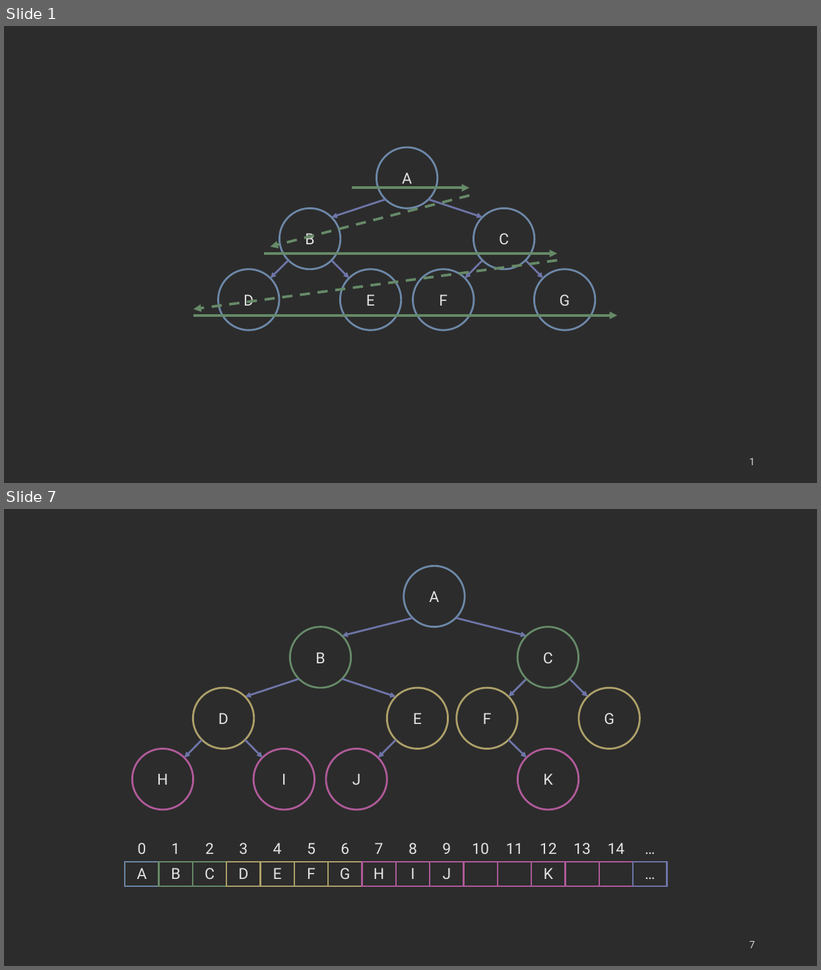
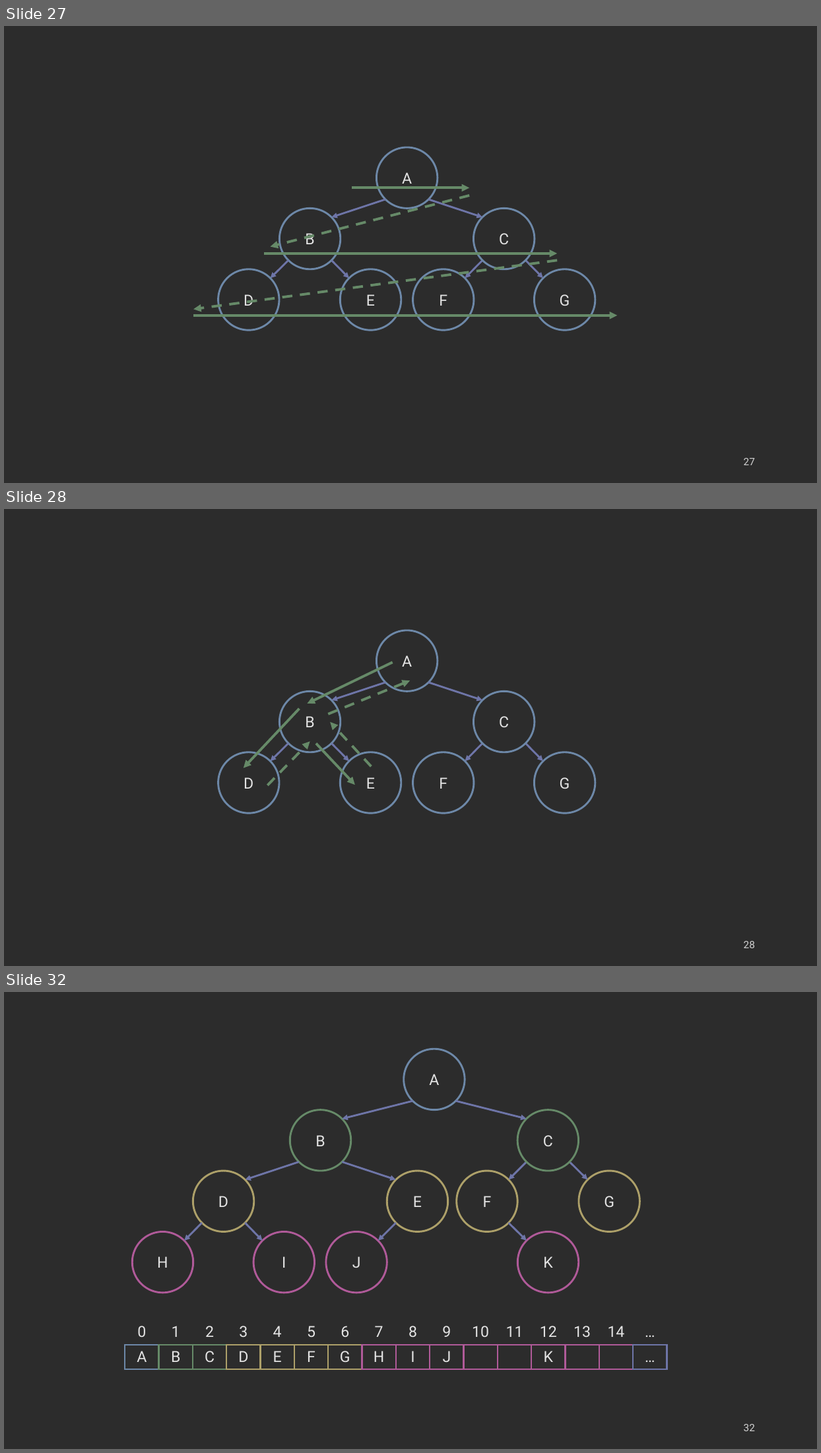
Before and after one commit to COP3530/edugator-content, a slide deck: trees/trees/images-ppt.pptx. Shown one above the other, each under a label of ours: slides 1 and 7 before the commit, slides 27, 28 and 32 after it; the slides between them are not shown. The pictures are 821x970 and 821x1453 pixels, drawn with LibreOffice and Linux fonts; fonts in the diff are those of the drawing. Boxes give left, top, right and bottom in pixels: in the first picture for what was removed or moved away, otherwise in the second. Text is boxed around its words. In the diff, an @@ line names an element or a change of style, - is before the commit and + after.

```diff
--- a/trees/trees/images-ppt.pptx
+++ b/trees/trees/images-ppt.pptx
@@ slide 28 added at (4,509,817,966), background #2C2C2C @@
@@ ellipse added at (377,630,438,691), outline #6D88A8 2.25 pt, 18 pt, text #E4E4E4 @@
+A
@@ arrow added from (393, 663) to (307, 704), #668A68 3 pt @@
@@ arrow added from (329, 714) to (411, 681), #668A68 3 pt dashed @@
@@ arrow added from (386, 683) to (331, 700), #6E75A8 2.25 pt @@
@@ arrow added from (428, 683) to (483, 700), #6E75A8 2.25 pt @@
@@ ellipse added at (280,691,341,753), outline #6D88A8 2.25 pt, 18 pt, text #E4E4E4 @@
+B
@@ ellipse added at (474,691,535,753), outline #6D88A8 2.25 pt, 18 pt, text #E4E4E4 @@
+C
@@ arrow added from (299, 709) to (244, 768), #668A68 3 pt @@
@@ arrow added from (371, 766) to (330, 722), #668A68 3 pt dashed @@
@@ arrow added from (267, 786) to (310, 741), #668A68 3 pt dashed @@
@@ arrow added from (288, 744) to (271, 762), #6E75A8 2.25 pt @@
@@ arrow added from (316, 744) to (355, 786), #668A68 3 pt @@
@@ arrow added from (331, 744) to (349, 762), #6E75A8 2.25 pt @@
@@ arrow added from (483, 744) to (465, 762), #6E75A8 2.25 pt @@
@@ arrow added from (525, 744) to (543, 762), #6E75A8 2.25 pt @@
@@ ellipse added at (218,753,279,813), outline #6D88A8 2.25 pt, 18 pt, text #E4E4E4 @@
+D
@@ ellipse added at (340,753,401,813), outline #6D88A8 2.25 pt, 18 pt, text #E4E4E4 @@
+E
@@ ellipse added at (413,753,475,813), outline #6D88A8 2.25 pt, 18 pt, text #E4E4E4 @@
+F
@@ ellipse added at (535,753,596,813), outline #6D88A8 2.25 pt, 18 pt, text #E4E4E4 @@
+G
@@ page number added at (744,941,755,949), 12 pt, text #D1D1D1 @@
+28
@@ what was slide 1 is now slide 27 @@
@@ page number at (744,458,755,466): text changed @@
-1
+27
@@ what was slide 7 is now slide 32 @@
@@ page number at (744,1424,755,1432): text changed @@
-7
+32
```
Also in this commit, not shown: 24 other slides added.
